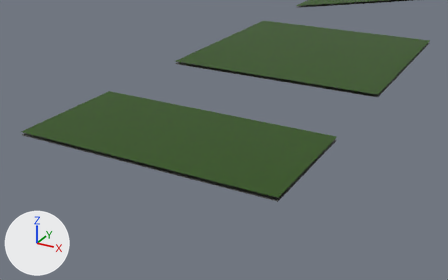
The Blender file Ass/Golf Tiles.blend as it was, and as the next commit left it.
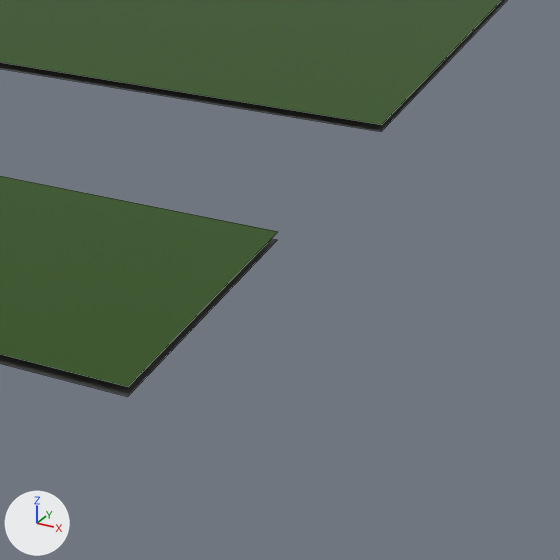
Old and new are each drawn from a camera (50 mm lens) standing at (2.23, -5.87, 1.74) and looking at (0.57, -2.86, 0.24) and again close up on the part from 51% to 100% of the width and 16% to 95% of the height. The axes (+X, +Y, +Z) are drawn at lower left. The lights are the same throughout. The last two pictures show the newer version. The close-ups show mesh edges as thin lines.

The older version as bpy lines, for what is in view:
```python
me_plane = bpy.data.meshes.new('Plane')
me_plane.from_pydata([(-1.0, -1.0, 0.0), (1.0, -1.0, 0.0), (-1.0, 1.0, 0.0), (1.0, 1.0, 0.0), (-1.0, -1.0, 0.03), (1.0, -1.0, 0.03), (-1.0, 1.0, 0.03), (1.0, 1.0, 0.03)], [], [(0, 2, 3, 1), (4, 5, 7, 6)])
for i in [1]: me_plane.polygons[i].material_index = 1
me_plane.materials.append(mat_floorplanemat)  # dark grey #4f4f4f
me_plane.materials.append(mat_turfmat)  # dark green #294f00
me_plane_001 = bpy.data.meshes.new('Plane.001')
me_plane_001.from_pydata([(-1.0, -0.5, 0.0), (1.0, -0.5, 0.0), (-1.0, 0.5, 0.0), (1.0, 0.5, 0.0), (-1.0, -0.5, 0.03), (1.0, -0.5, 0.03), (-1.0, 0.5, 0.03), (1.0, 0.5, 0.03)], [], [(0, 2, 3, 1), (4, 5, 7, 6)])
for i in [1]: me_plane_001.polygons[i].material_index = 1
me_plane_001.materials.append(mat_floorplanemat)  # dark grey #4f4f4f
me_plane_001.materials.append(mat_turfmat)  # dark green #294f00
ob_1x0_5square = bpy.data.objects.new('1x0.5Square', me_plane_001)
ob_1x0_5square.location = (0.0, -2.5, 0.0)
ob_1x1square = bpy.data.objects.new('1x1Square', me_plane)
ob_1x1square.location = (0.0, 0.0, 0.0)
```
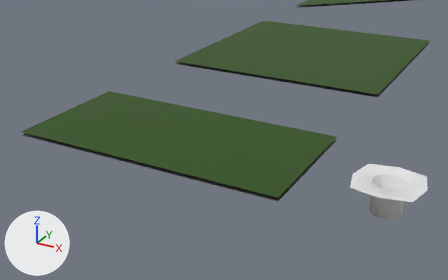
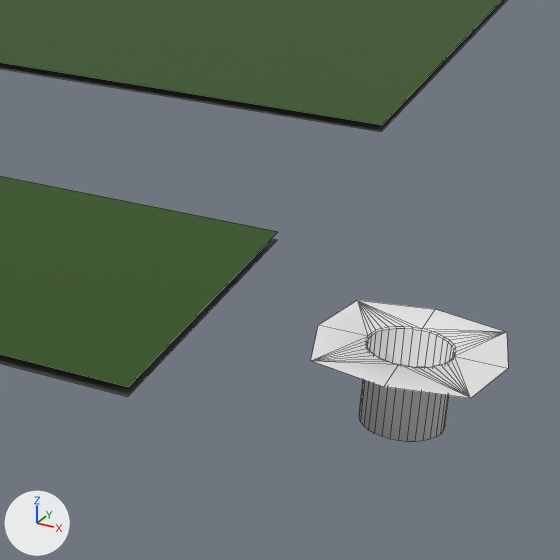
What differs and where, as boxes (x1, y1, x2, y2) in the close-ups (560 x 560 px):
'GolfHole', added: after (311, 300, 508, 442)

Edits to the bpy script that builds the scene:
```text
Add me_cylinder:
    me_cylinder.from_pydata(...)  # 104 vertices, 105 faces; spans x -1.12..1.12, y -1.12..1.12, z -1.0..0.0
    me_cylinder.polygons.foreach_set('use_smooth', [True] * 105)
Add ob_golfhole:
    ob_golfhole = bpy.data.objects.new('GolfHole', me_cylinder)
    ob_golfhole.location = (1.5, -2.5, 0.025)
    ob_golfhole.scale = (0.2, 0.2, 0.2)
```
